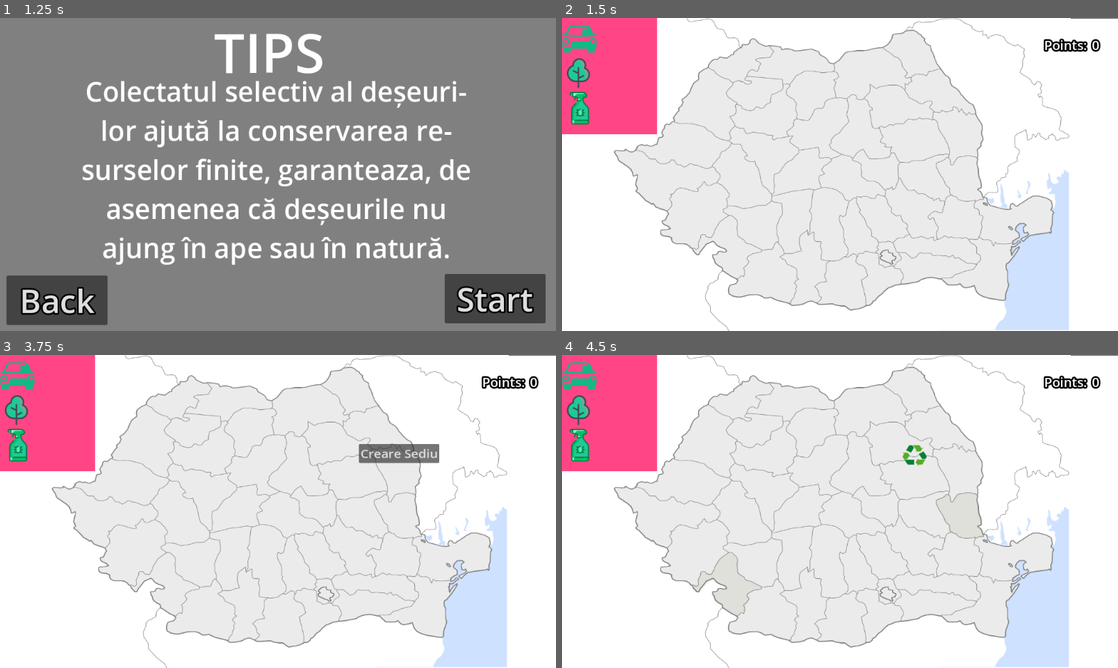
Above: before the commit, frames 1-4 (two rows, left to right).
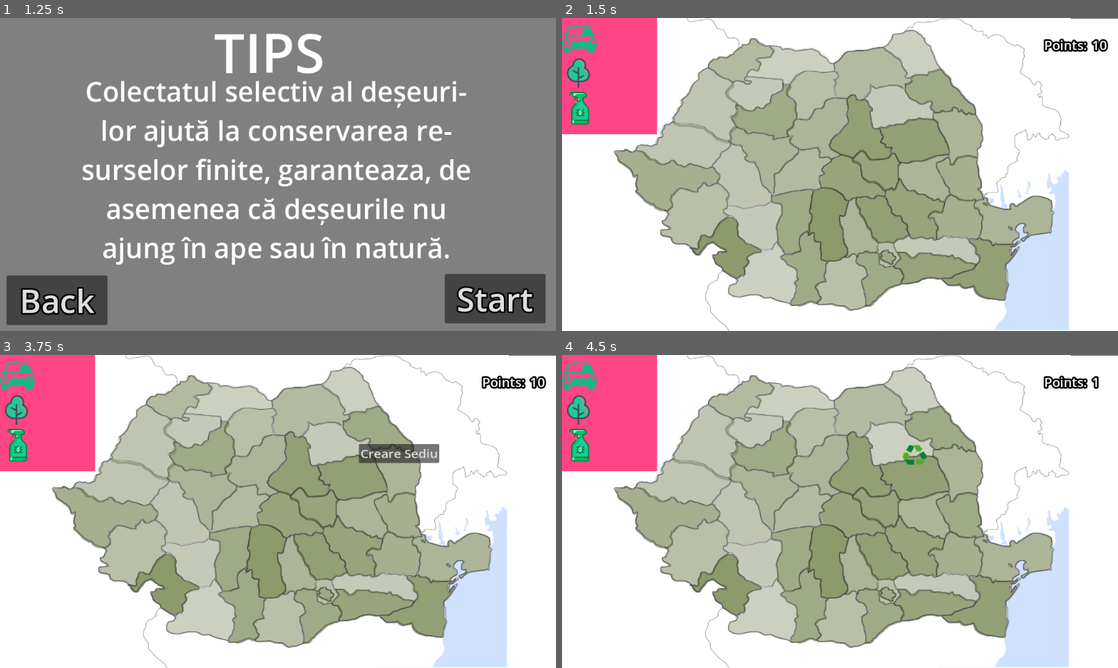
Above: after the commit, the same moments.

Repository: Yuichiro021/TechnoByte
Game: Godot game, scene res://main_menu/main_menu.tscn
Same seed, same stepped clock (60 frames per second), same inputs: the game is played once before the commit and once after it.
Inputs (mouse positions are in pixels of both pictures, inside the frame that each line leads up to):
- Up to frame 1 (1.25 s): click "Start" at 0.5 s
- Up to frame 2 (1.5 s): click "Start" at 1.25 s
- Up to frame 3 (3.75 s): tap Enter at 2, 3.5 s; move the mouse to (400, 495) at 2.02 s; click (400, 495) at 2.17 s; tap Space at 2.75 s; move the mouse to (166, 527) at 2.77 s; click (166, 527) at 2.92 s; move the mouse to (333, 442) at 3.52 s; click (333, 442) at 3.67 s
- Up to frame 4 (4.5 s): click "Creare Sediu" at 4.25 s

Frame 1 is identical in both runs. In frame 2, 45% of the frame differs, in the area x 9-99%, y 4-94%; in frame 3, 45%; in frame 4, 45%.

Commit message:
Sedii toate judetele

Diff:
--- a/Scenes/level1.tscn
+++ b/Scenes/level1.tscn
@@ -434,7 +434,7 @@
 polygon = PackedVector2Array(0.5, -79.3, 2.5, -78.3, 2.5, -77.5, 4.5, -77.5, 4.5, -76.5, 7.5, -76.5, 7.5, -75.5, 20.5,  …(3945 unchanged characters)…
 
 [node name="Timer" type="Timer" parent="."]
-wait_time = 0.1
+wait_time = 0.2
 
 [node name="side_menu" type="Node2D" parent="."]
 position = Vector2(866, 21)
--- a/Scripts/Judete.gd
+++ b/Scripts/Judete.gd
@@ -5,30 +5,38 @@
 
 @onready var timer = $"../../Timer" as Timer
 
-@onready var points = 0
+@onready var points = 10
 
 # Called when the node enters the scene tree for the first time.
 func _ready():
+	var label := $"../../side_menu/MarginContainer/VBoxContainer/Label/Label2" as Label
+	label.text = str(points)
 	for child in get_children():
-		child.set_meta("Pollution",0)
+		child.set_meta("Pollution",rng.randi_range(5,15))
+		child.self_modulate = Color(118.0/255.0, 137.0/255.0, 72.0/255.0, float(child.get_meta("Pollution"))/20.0)
 		child.set_meta("sediu",false)
-		child.self_modulate = Color(118.0/255.0, 137.0/255.0, 72.0/255.0, 0.0)
 	#for child in get_children():
 	#	print(child.name," ",child.get_meta("Pollution"))
 	timer.connect("timeout",increase_pollution)
 
+var sedii=[]
+
 func increase_pollution():
+	if !sedii.is_empty():
+		for sediu in sedii:
+			lower_pollution(sediu)
 	var sprite = get_child(rng.randi_range(0, get_children().size()-1))
 	sprite.set_meta("Pollution",sprite.get_meta("Pollution") +1)
 	print(sprite.name, " ", sprite.get_meta("Pollution"))
-	sprite.self_modulate = Color(118.0/255.0, 137.0/255.0, 72.0/255.0, float(sprite.get_meta("Pollution"))/10.0)
+	sprite.self_modulate = Color(118.0/255.0, 137.0/255.0, 72.0/255.0, float(sprite.get_meta("Pollution"))/20.0)
 
 func lower_pollution(sprite):
-	points += sprite.get_meta("Pollution")
-	sprite.set_meta("Pollution",0)
-	var label := $"../../side_menu/MarginContainer/VBoxContainer/Label/Label2" as Label
-	label.text = str(points)
-	sprite.self_modulate = Color(118.0/255.0, 137.0/255.0, 72.0/255.0, float(sprite.get_meta("Pollution"))/10.0)
+	if sprite.get_meta("Pollution") >0:
+		points += 1
+		sprite.set_meta("Pollution",sprite.get_meta("Pollution")-1)
+		var label := $"../../side_menu/MarginContainer/VBoxContainer/Label/Label2" as Label
+		label.text = str(points)
+		sprite.self_modulate = Color(118.0/255.0, 137.0/255.0, 72.0/255.0, float(sprite.get_meta("Pollution"))/20.0)
 
 # Called every frame. 'delta' is the elapsed time since the previous frame.
 func _process(delta):
@@ -42,6 +50,8 @@
 var sediu_exista = false
 
 func create_sediu():
+	points-=10
+	sedii.append(child1)
 	sediu_exista = true
 	var sediu := TextureRect.new()
 	var textura = load("res://resources/level/sediu.png")
@@ -67,10 +77,9 @@
 								buton.queue_free()
 							butoane_sediu=[]
 						else:
-							if child.get_meta("sediu")==false and sediu_exista == false:
+							if child.get_meta("sediu")==false and points>=10:
 								print("Clicked on: ",child.get_name())
 								create_child_button(child)
-								lower_pollution(child)
 							if sediu_exista==true and child.get_meta("sediu")==true:
 								meniu_sediu(child)
 
Not shown: 1 places in Scenes/level1.tscn that only renumber resources
